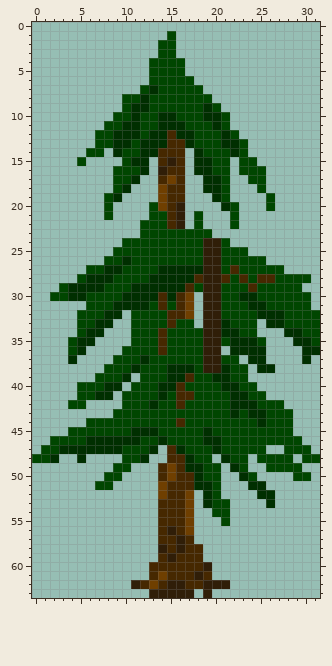
Pixel-art file, stored at assets/sprites/pinetree2.aseprite. This is how it looked before the edit.
32x64 pixels, 1 frame.
The same view after the edit:
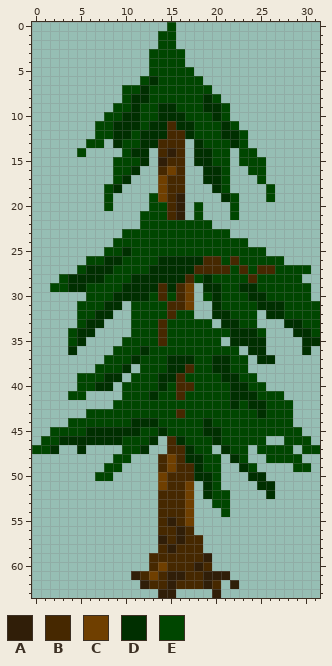
Palette (. is transparent): A #301e08  B #462800  C #6f3f00  D #002f00  E #004600
Change:
Changed rows in their new state; - is an unchanged pixel.
Layer "Layer 2":
first column x 0:
 0 ---------------E----------------
 1 --------------E-----------------
 3 -------------E--E---------------
 5 -----------------E--------------
 6 ------------ED----E-------------
 7 ----------EEDE-----E------------
 8 -----------D-------DE-----------
 9 ---------E--E-DD----DE----------
10 --------E-D-----D--E------------
11 -------E-D---D-B-D--EDE---------
12 -----------ED---B-----DE--------
13 ------E-.-E---B--.D--E----------
14 -----E..-.-D-.-A---D--.-E-------
15 -----.---E-E--AB---------E------
16 -----------D.-BC--.-D--.--------
17 ----------D.--CB--------.-------
18 --------ED.--------.-----.E-----
19 ---------.---E--A---.DE---------
20 --------------E---E--.----.-----
21 --------.---E-------------------
22 ---------------EEE-E--.---------
23 ----------EE--------EE----------
24 ---------E---------EE-EE--------
25 --------E-D--------EE---EE------
26 ------EEDDE---DDDDDBB-B---EE----
27 -----EDD-E---D----BBBBEB-BB-EEE-
28 ---EDD--E--DD----BEDEE-EBEE---.-
29 --E---EE--D---B-BC.DD--DD-----E-
30 --....---D---E-E---ED--E-D------
31 -----E--D-.EE-EB---.D---E-DD---E
32 -------D-.------EE-.DD---.------
33 ------D-.-----BE--EE.-D---..DD--
34 ----ED-.-----------EEE-DDE--.-D-
35 ------.---E--------EE.---D---.-D
36 ----D.---E--D-E----EEEE.-------.
37 ----.---E--DE--DDD-EDD-E.-D---.-
38 -------E--D.-----B-ED----..-----
39 -----EE-DD.E--D-BE--E-D-E-------
40 -------D-.E----E-B---E-D-E------
41 ----E-...----DE--E------D-EE----
42 ----..---E---E--E------E-D--E---
43 ------EEE-------B-----E-E-------
44 ----EE-----DDD--E--D-----E------
45 --EE--DDDDD-EED-----D--------E--
46 -E-DDD----EE-D.BD--E------..--E-
47 E-D..-....--D.--BD--.D--.-EE-.-E
48 ...--.---E-..-BC--D-E.D--.---E..
49 --------E-.------B----.DE-...-E-
50 -------E-.----CB---D---.DD---..-
51 -------..--------C.-----.-D-----
52 --------------B------E---.------
53 -------------------.------.-----
54 --------------------.-----------
55 ---------------A-----.----------
56 ---------------BAB--------------
57 --------------A---B-------------
58 --------------BAB---------------
59 -------------B-B---A------------
60 --------------C---AB------------
61 -----------ABCBAA-BAAA----------
62 -----------.AB--B---B.A---------
63 -------------.--..-.A-----------
Pixel boxes of the changes (left, top, right, bottom) in both pictures:
changed: (32, 22, 320, 598)
